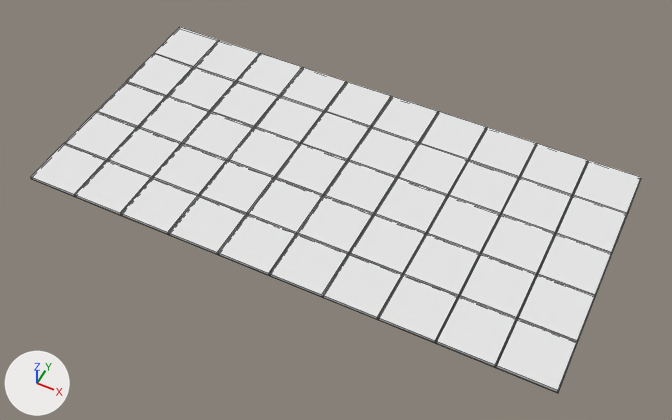
Two versions of the Blender file Blender/floor_grid.blend, one commit apart.
Camera for both pictures: a camera (50 mm lens) standing at (19.6, -17.1, 24.7) and looking at (9.4, 3.2, -0.7). Arrows for +X, +Y and +Z are at lower left; the lights stay in place. Mesh edges are drawn as thin lines.

Before the edit, the objects in view are built like this:
```python
me_plane = bpy.data.meshes.new('Plane')
me_plane.from_pydata(...)  # 12 vertices, 10 faces; spans x -1.0..1.0, y -1.0..1.0, z 0.0..0.11
me_plane.materials.append(mat_material_001)  # white #e7e7e7
ob_plane = bpy.data.objects.new('Plane', me_plane)
ob_plane.location = (0.0, 0.0, 0.0)
_m = ob_plane.modifiers.new('Array', 'ARRAY')
_m.count = 10
_m.constant_offset_displace = (0.0, 0.0, 0.0)
_m = ob_plane.modifiers.new('Array.001', 'ARRAY')
_m.count = 5
_m.constant_offset_displace = (0.0, 0.0, 0.0)
_m.relative_offset_displace = (0.0, 1.0, 0.0)
```
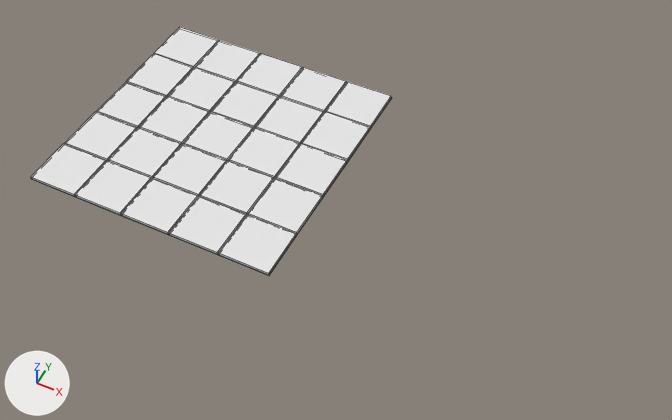
Commit message: Updating grid

The edits, one by one:
Object 'Plane' (ob_plane) has a ARRAY modifier named 'Array'.
On modifier 'Array' of object 'Plane' (ob_plane), count goes from 10 to 5.

Changed parts and their boxes [x1, y1, x2, y2] in the pictures (672 x 420 px):
'Plane', modifiers changed (41% narrower, 32% shorter)
    before: [31, 27, 641, 393]
    after: [31, 27, 392, 276]
